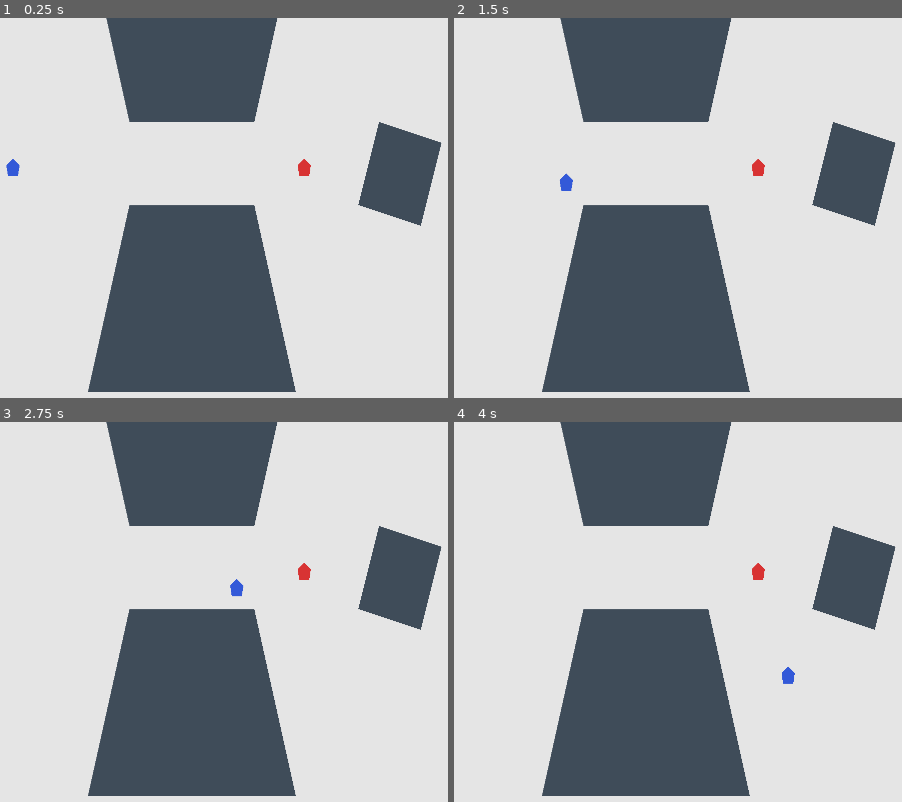
Above: before the commit, frames 1-4 (two rows, left to right).
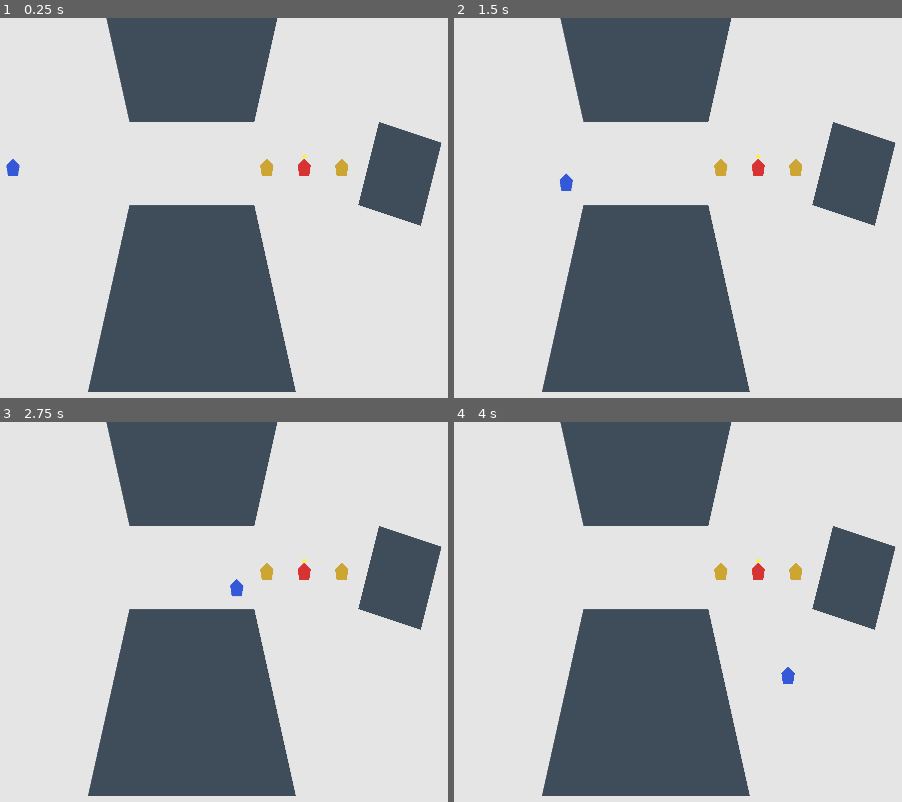
Above: after the commit, the same moments.

Repository: cblab/kingslayer
Game: Godot game, scene res://scenes/Main.tscn
Same seed, same stepped clock (60 frames per second), same inputs: the game is played once before the commit and once after it.
Inputs (mouse positions are in pixels of both pictures, inside the frame that each line leads up to):
- Up to frame 1 (0.25 s): no input
- Up to frame 2 (1.5 s): tap Enter at 0.5 s; move the mouse to (outside the picture) at 0.52 s; click (outside the picture) at 0.67 s; move the mouse to (655, 265) at 1.27 s; click (655, 265) at 1.42 s
- Up to frame 3 (2.75 s): move the mouse to (443, 547) at 2.02 s; click (443, 547) at 2.17 s
- Up to frame 4 (4 s): move the mouse to (776, 737) at 2.77 s; click (776, 737) at 2.92 s; tap Space at 3.5 s; move the mouse to (outside the picture) at 3.52 s; click (outside the picture) at 3.67 s

The runs differ from the first frame. In frame 1, 0.2% of the frame differs, in the area x 58-78%, y 35-42%; in frame 2, 0.2%; in frame 3, 0.2%; in frame 4, 0.2%, in the area x 58-78%, y 35-69%.

Commit message:
Add ruler and royal guard prototype behavior

Diff:
--- a/scenes/World.tscn
+++ b/scenes/World.tscn
@@ -14,13 +14,29 @@
 
 [node name="PlayerUnit" parent="." instance=ExtResource("2_unit_scene")]
 position = Vector2(120, 360)
+role = 0
 
-[node name="DummyUnit" parent="." instance=ExtResource("2_unit_scene")]
+[node name="RulerUnit" parent="." instance=ExtResource("2_unit_scene")]
 position = Vector2(820, 360)
+role = 1
 is_player_controlled = false
+move_speed = 220.0
 
-[node name="Visual" parent="DummyUnit" index="0"]
-color = Color(0.85, 0.2, 0.2, 1)
+[node name="GuardLeft" parent="." instance=ExtResource("2_unit_scene")]
+position = Vector2(730, 360)
+role = 2
+is_player_controlled = false
+ruler_path = NodePath("../RulerUnit")
+guard_slot_index = 2
+move_speed = 270.0
+
+[node name="GuardRight" parent="." instance=ExtResource("2_unit_scene")]
+position = Vector2(910, 360)
+role = 2
+is_player_controlled = false
+ruler_path = NodePath("../RulerUnit")
+guard_slot_index = 0
+move_speed = 270.0
 
 [node name="Blockers" type="Node2D" parent="."]
 
--- a/scenes/units/Unit.tscn
+++ b/scenes/units/Unit.tscn
@@ -12,6 +12,11 @@
 color = Color(0.2, 0.35, 0.85, 1)
 polygon = PackedVector2Array(0, -22, 16, -6, 12, 20, -12, 20, -16, -6)
 
+[node name="RulerMarker" type="Polygon2D" parent="."]
+visible = false
+color = Color(1, 0.95, 0.2, 1)
+polygon = PackedVector2Array(0, -34, 6, -24, -6, -24)
+
 [node name="Collision" type="CollisionShape2D" parent="."]
 shape = SubResource("1_circle_shape")
 
--- a/scripts/units/unit.gd
+++ b/scripts/units/unit.gd
@@ -1,7 +1,16 @@
 extends CharacterBody2D
 class_name Unit
 
+enum UnitRole {
+	FREE_KNIGHT,
+	RULER,
+	ROYAL_GUARD,
+}
+
+@export var role: UnitRole = UnitRole.FREE_KNIGHT
 @export var is_player_controlled: bool = true
+@export var ruler_path: NodePath
+@export var guard_slot_index: int = 0
 
 @export var move_speed: float = 300.0
 @export var waypoint_tolerance: float = 14.0
@@ -10,6 +19,10 @@
 @export var attack_damage: float = 20.0
 @export var attack_range: float = 58.0
 @export var attack_interval: float = 0.75
+
+@export var guard_hold_radius: float = 110.0
+@export var guard_return_distance: float = 24.0
+@export var guard_chase_limit: float = 440.0
 
 var current_hp: float = 0.0
 
@@ -20,8 +33,12 @@
 var _repath_cooldown: float = 0.0
 var _is_dead: bool = false
 
+@onready var _visual: Polygon2D = $Visual
+@onready var _ruler_marker: Node2D = $RulerMarker
+
 func _ready() -> void:
 	current_hp = max_hp
+	_apply_role_visuals()
 
 func _unhandled_input(event: InputEvent) -> void:
 	if not is_player_controlled or _is_dead:
@@ -50,21 +67,95 @@
 		move_and_slide()
 		return
 
+	if role == UnitRole.ROYAL_GUARD:
+		_process_guard_logic(delta)
+		return
+
 	if _attack_target != null:
 		_process_attack_target(delta)
 	else:
 		_follow_current_path()
 
-func take_damage(amount: float, _attacker: Unit) -> void:
+func take_damage(amount: float, attacker: Unit) -> void:
 	if _is_dead:
 		return
 
 	current_hp -= amount
+
+	if role == UnitRole.RULER and attacker != null:
+		var world: Node = get_parent()
+		if world != null and world.has_method("on_ruler_attacked"):
+			world.on_ruler_attacked(self, attacker)
+
 	if current_hp <= 0.0:
 		_die()
 
 func is_dead() -> bool:
 	return _is_dead
+
+func set_attack_target(target: Unit) -> void:
+	if _is_dead:
+		return
+	if target == null or not is_instance_valid(target) or target.is_dead():
+		_attack_target = null
+		return
+	_attack_target = target
+	_repath_cooldown = 0.0
+	_path = PackedVector2Array()
+	_path_index = 0
+
+func _process_guard_logic(delta: float) -> void:
+	var ruler := _get_ruler()
+	if ruler == null:
+		velocity = Vector2.ZERO
+		move_and_slide()
+		return
+
+	if _attack_target != null:
+		if global_position.distance_to(ruler.global_position) > guard_chase_limit:
+			_attack_target = null
+			_path = PackedVector2Array()
+			_path_index = 0
+		else:
+			_process_attack_target(delta)
+			return
+
+	var hold_position := _get_guard_hold_position(ruler)
+	if global_position.distance_to(hold_position) <= guard_return_distance:
+		velocity = Vector2.ZERO
+		move_and_slide()
+		return
+
+	_repath_cooldown -= delta
+	if _repath_cooldown <= 0.0:
+		_repath_to(hold_position)
+		_repath_cooldown = 0.35
+	_follow_current_path()
+
+func _get_ruler() -> Unit:
+	if ruler_path.is_empty():
+		return null
+	var node := get_node_or_null(ruler_path)
+	if node is Unit and not node.is_dead():
+		return node
+	return null
+
+func _get_guard_hold_position(ruler: Unit) -> Vector2:
+	var angle := PI * 0.5 * float(guard_slot_index)
+	var offset := Vector2.RIGHT.rotated(angle) * guard_hold_radius
+	return ruler.global_position + offset
+
+func _apply_role_visuals() -> void:
+	match role:
+		UnitRole.RULER:
+			_visual.color = Color(0.85, 0.2, 0.2, 1)
+			_ruler_marker.visible = true
+		UnitRole.ROYAL_GUARD:
+			_visual.color = Color(0.8, 0.65, 0.2, 1)
+			_ruler_marker.visible = false
+		_:
+			_visual.color = Color(0.2, 0.35, 0.85, 1)
+			_ruler_marker.visible = false
 
 func _process_attack_target(delta: float) -> void:
 	if not is_instance_valid(_attack_target) or _attack_target.is_dead():
--- a/scripts/world.gd
+++ b/scripts/world.gd
@@ -6,3 +6,17 @@
 	if path.is_empty():
 		return PackedVector2Array([to_position])
 	return path
+
+func on_ruler_attacked(ruler: Unit, attacker: Unit) -> void:
+	if attacker == null or not is_instance_valid(attacker) or attacker.is_dead():
+		return
+
+	for child in get_children():
+		if not (child is Unit):
+			continue
+		if child.role != Unit.UnitRole.ROYAL_GUARD:
+			continue
+		var guard_ruler := child.get_node_or_null(child.ruler_path)
+		if guard_ruler != ruler:
+			continue
+		child.set_attack_target(attacker)
